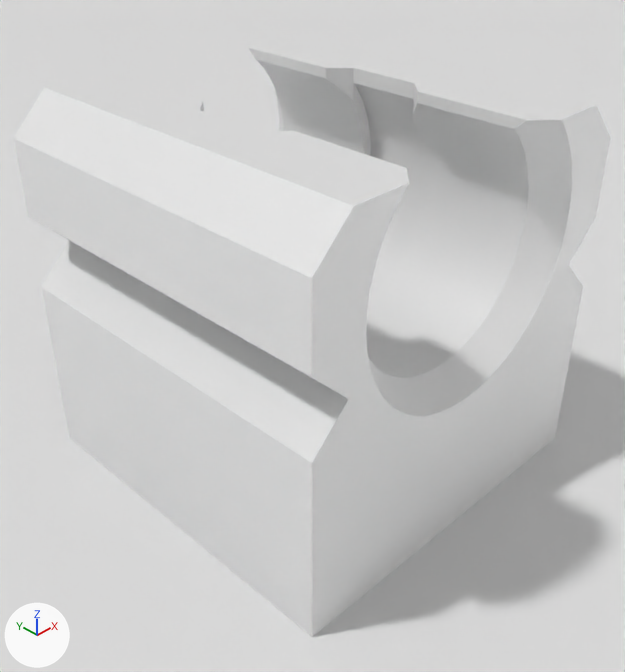
Two versions of the Blender file Models/Parts (BLEND)/1x1 Plate With Top Clip.blend, one commit apart.
One viewpoint serves both versions: a 50 mm lens placed at (-0.0091, -0.0091, 0.0158), pointed at (0.0042, 0.0042, 0.0042). Every picture has the same lights, and +X, +Y and +Z are marked at lower left. Materials are left out; every surface is plain grey.

The older version as bpy lines, for what is in view:
```python
me_plane = bpy.data.meshes.new('Plane')
me_plane.from_pydata(...)  # 1308 vertices, 1180 faces; spans x 0.0..0.01, y 0.0..0.01, z 0.0..0.01
me_plane.materials.append(mat_ofh)
me_plane_060 = bpy.data.meshes.new('Plane.060')
me_plane_060.from_pydata([(-1.0, -1.0, 0.0), (1.0, -1.0, 0.0), (-1.0, 1.0, 0.0), (1.0, 1.0, 0.0)], [], [(0, 1, 3, 2)])
me_plane_060.materials.append(mat_material_002)
ob_plane_013 = bpy.data.objects.new('Plane.013', me_plane_060)
ob_plane_013.location = (0.0, 0.0, 0.0)
ob_plane_013.rotation_euler = (0.0, 0.0, 0.785)  # degrees (0, 0, 45)
ob_plane_013.scale = (2.92, 2.92, 2.92)
ob_the_plate_builder_tm = bpy.data.objects.new('The Plate Builder TM', me_plane)
ob_the_plate_builder_tm.location = (0.0, 0.0, 0.0)
_m = ob_the_plate_builder_tm.modifiers.new('Boolean', 'BOOLEAN')
_m.object = ob_circle
_m = ob_the_plate_builder_tm.modifiers.new('Boolean.001', 'BOOLEAN')
_m.object = ob_long_stud_002
_m = ob_the_plate_builder_tm.modifiers.new('Boolean.002', 'BOOLEAN')
_m.object = ob_cube
_m.solver = 'MANIFOLD'
_m.use_hole_tolerant = True
```
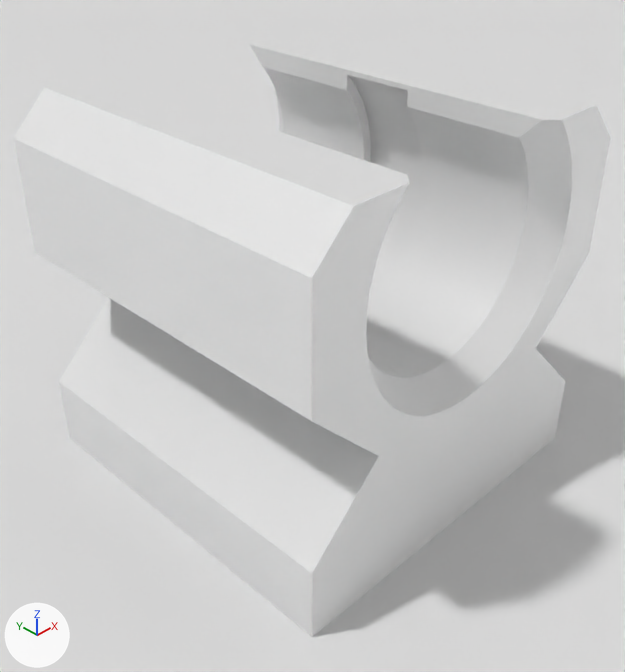
Where the change shows, as pixel boxes (x1, y1, x2, y2) in the pictures (625 x 672 px; the box of a moved part takes in the faces that stretch with it):
part 1 of me_cube, cut back: before (200, 48, 527, 129); after (250, 45, 542, 138)
part 3 of me_plane, moved or reshaped: before (41, 287, 583, 637); after (59, 382, 565, 637)
part 4 of me_plane, moved or reshaped: before (14, 138, 611, 377); after (14, 138, 611, 421)
part 5 of me_plane, moved or reshaped: before (35, 217, 595, 463); after (59, 253, 589, 573)

The change, as a diff of the scene's bpy script:
```diff
--- a/Models/Parts (BLEND)/1x1 Plate With Top Clip.blend.py
+++ b/Models/Parts (BLEND)/1x1 Plate With Top Clip.blend.py
@@ me_cube @@
 # used by ob_cube; location = (0.005, 0.004, 0.009); scale = (0.002, 0.00886, 0.002)
-me_cube.from_pydata(...)  # 24 vertices, 22 faces; spans x -1.25..1.25, y -1.0..1.0, z -0.5..1.5
+me_cube.from_pydata(...)  # 16 vertices, 14 faces; spans x -1.12..1.12, y -1.0..1.0, z -0.5..1.5
+# me_cube part 1: the whole mesh is rebuilt
@@ me_plane @@
 me_plane.from_pydata(...)  # 1308 vertices, 1180 faces; spans x 0.0..0.01, y 0.0..0.01, z 0.0..0.01
 # used by ob_the_plate_builder_tm; location = (0.0, 0.0, 0.0)
+# me_plane part 2: all 2 vertices in x 0.009, y 0.0..0.01, z 0.006 are moved by (-0.001, 0.0, -0.002)
+# me_plane part 3: all 8 vertices in x 0.0..0.01, y 0.0..0.01, z 0.005 are moved by (0.0, 0.0, -0.003)
+# me_plane part 4: all 4 vertices in x 0.0..0.01, y 0.0..0.01, z 0.007 are moved by (0.0, 0.0, -0.001)
+# me_plane part 5: all 2 vertices in x 0.001, y 0.0..0.01, z 0.006 are moved by (0.001, 0.0, -0.002)
```
